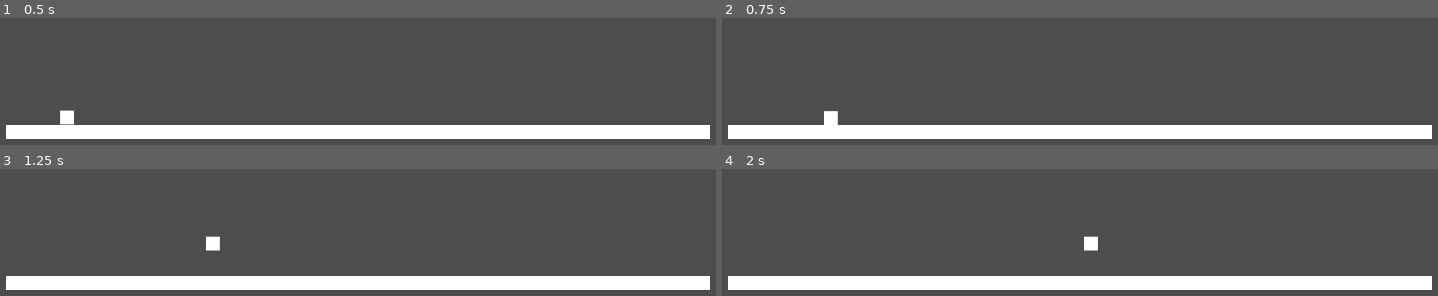
Above: before the commit, frames 1-4 (two rows, left to right).
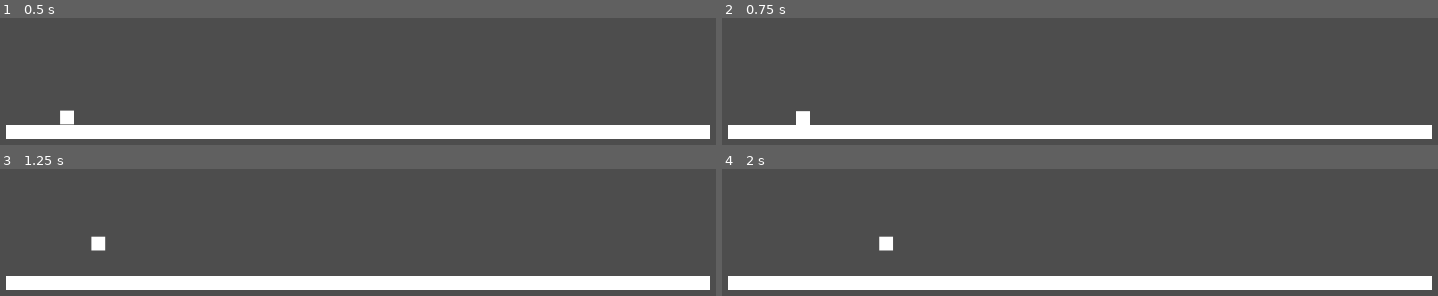
Above: after the commit, the same moments.

Repository: mk5med/godot-starting-fresh
Game: Godot game, scene res://scenes/main_scene.tscn
Same seed, same stepped clock (60 frames per second), same inputs: the game is played once before the commit and once after it.
Inputs:
- Up to frame 1 (0.5 s): no input
- Up to frame 2 (0.75 s): tap Enter at 0.5 s; hold Right (ui_right) from 0.53 s (still down); tap \ (start_fresh) at 0.6 s
- Up to frame 3 (1.25 s): keep holding Right (ui_right); tap Space (jump) at 0.77, 0.8, 1.07 s
- Up to frame 4 (2 s): keep holding Right (ui_right); tap Space (jump) at 1.35, 1.52, 1.82 s; tap \ (start_fresh) at 1.55 s

Frame 1 is identical in both runs. In frame 2, 0.4% of the frame differs, in the area x 10-17%, y 73-85%; in frame 3, 0.5%, in the area x 12-31%, y 52-65%; in frame 4, 0.5%.
Error before the commit: Invalid assignment of property or key 'actions' with value of type 'Array[StringName]' on a base object of type 'RefCounted (ActionEventLog)'. (res://component…

Commit message:
Added replay functionality

Diff:
--- a/components/player/ActionEventLog.gd
+++ b/components/player/ActionEventLog.gd
@@ -3,22 +3,41 @@
 
 # Helper method to store action changes
 class ActionEvent:
-	func _init(time: float, action: StringName, state: bool):
-		self.time = time
-		self.action = action
-		self.state = state
+	var time: float
+	var action: String
+	var state: bool
+
+	func _init(_time: float, _action: StringName, _state: bool):
+		self.time = _time
+		self.action = _action
+		self.state = _state
+
+	func _to_string():
+		# Pretty print the output
+		return JSON.stringify({"time": self.time, "action": self.action, "state": self.state})
 
 
-func _init(actions: Array[StringName]):
-	self.actions = actions
+var actions = []
+var currentState = {}
+var events: Array[ActionEvent] = []
+
+
+func _init(_actions):
+	self.actions = _actions
 	self.currentState = {}
 	self.events = []
 
-	# Initialise the dictionary so all actions are false
+	# Initialise the dictionary so all actions are clean
 	for action in actions:
+		# Set states to false
 		self.currentState[action] = false
 
+		# Release all keys
+		self.events.append(ActionEvent.new(0, action, false))
 
+
+## checkForStateUpdate
+## This will append time-based state changes to a list of events
 func checkForStateUpdate(action: StringName, state: bool, currentTime: float):
 	if action not in self.currentState:
 		return null
@@ -32,7 +51,13 @@
 			+ str(self.actions)
 		)
 	)
+
+	# Only record state changes
 	if self.currentState[action] != state:
 		self.currentState[action] = state
 		self.events.append(ActionEvent.new(currentTime, action, state))
 	pass
+
+
+func serialise():
+	return events
--- /dev/null
+++ b/components/player/ReplayActionEventLog.gd
@@ -0,0 +1,35 @@
+## This class replays action events
+class_name ReplayActionEventLog
+
+var events: Array[ActionEventLog.ActionEvent]
+var elapsed_time = 0
+var index = 0
+var done = false
+
+func _init(_events):
+	self.events = _events as Array[ActionEventLog.ActionEvent]
+	self.elapsed_time = 0
+
+
+func update(delta: float):
+	# Increment the current time
+	self.elapsed_time += delta
+
+	# While the index hasn't reached the end of the array
+	# And there are events to replay
+	while index < len(events) and events[index].time < self.elapsed_time:
+
+		var event = events[index]
+		print("Replaying ", event)
+
+		# If this was a positive change
+		if event.state:
+			Input.action_press(event.action)
+		else:
+			Input.action_release(event.action)
+
+		# Move to the next element
+		index += 1
+
+	done = index == len(events)
+	return done
--- a/components/player/player.gd
+++ b/components/player/player.gd
@@ -5,47 +5,63 @@
 var gravity = ProjectSettings.get_setting("physics/2d/default_gravity")
 var timeSinceStart = 0
 var actionEventLog = ActionEventLog.new(["jump", "ui_left", "ui_right"])
+var replayActionEventLog: ReplayActionEventLog = null
+
+enum MODE { PLAY, REPLAY }
+
+var mode = MODE.PLAY
 
 
 func _ready():
 	pass
 
 
-func _input(event: InputEvent):
-	if is_on_floor() and Input.is_action_just_pressed("jump"):
-		actionEventLog.checkForStateUpdate(
-			"ui_left", Input.is_action_pressed("ui_left"), timeSinceStart
-		)
+func _input(_event: InputEvent):
+	# Exit if this is not a key event
+	if not (_event is InputEventKey):
+		return
 
-	if Input.is_action_pressed("ui_left") or Input.is_action_pressed("ui_right"):
-		actionEventLog.checkForStateUpdate(
-			"ui_left", Input.is_action_pressed("ui_left"), timeSinceStart
-		)
-		actionEventLog.checkForStateUpdate(
-			"ui_right", Input.is_action_pressed("ui_right"), timeSinceStart
-		)
-		# An event was pressed
-		pass
+	# if is_on_floor() and Input.is_action_just_pressed("jump"):
+	# 	actionEventLog.checkForStateUpdate(
+	# 		"ui_left", Input.is_action_pressed("ui_left"), timeSinceStart
+	# 	)
+
+	# Don't log inputs while replaying
+	if mode == MODE.REPLAY:
+		return
+
+	# Log whenever a non-jump key is pressed
+	# For space efficiency storing jump events will be limited to valid events
+	for action in ["ui_left", "ui_right", "start_fresh", "jump"]:
+		actionEventLog.checkForStateUpdate(action, Input.is_action_pressed(action), timeSinceStart)
+
 	# The reset button was pressed
 	if Input.is_action_just_pressed("start_fresh"):
+		var events = actionEventLog.events
+		replayActionEventLog = ReplayActionEventLog.new(events)
+		mode = MODE.REPLAY
+		print("Replaying")
 		pass
-	pass
-
-
-func _process(delta):
-	pass
 
 
 func _physics_process(delta):
+	if mode == MODE.REPLAY:
+		var done = replayActionEventLog.update(delta)
+		if (done):
+			print("Done")
+			mode = MODE.PLAY
+
 	# Increment the time so that event records can be replayed
 	timeSinceStart += delta
 
-	var walk_velocity = Input.get_axis("ui_left", "ui_right")
+	# Apply gravity
 	self.velocity.y += gravity * delta
 
+	# The jump button is pressed, and the player is on the ground
 	if Input.is_action_just_pressed("jump") and is_on_floor():
 		self.velocity.y = jumpSpeed
 
+	var walk_velocity = Input.get_axis("ui_left", "ui_right")
 	self.velocity.x = walk_velocity * speed
 	move_and_slide()
 	pass
